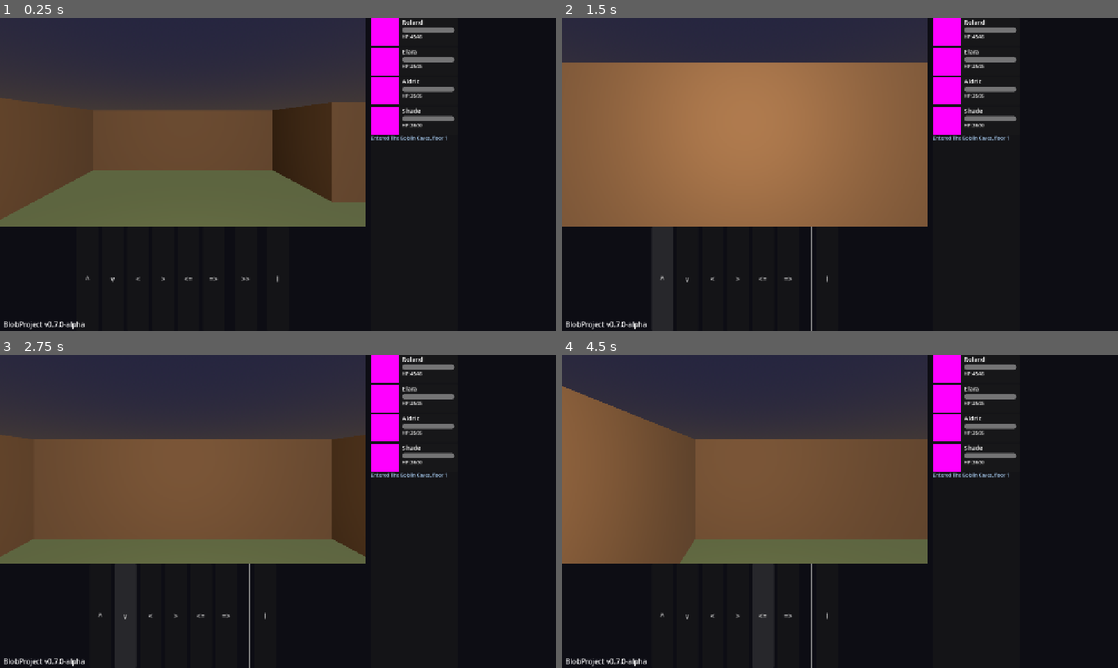
Above: before the commit, frames 1-4 (two rows, left to right).
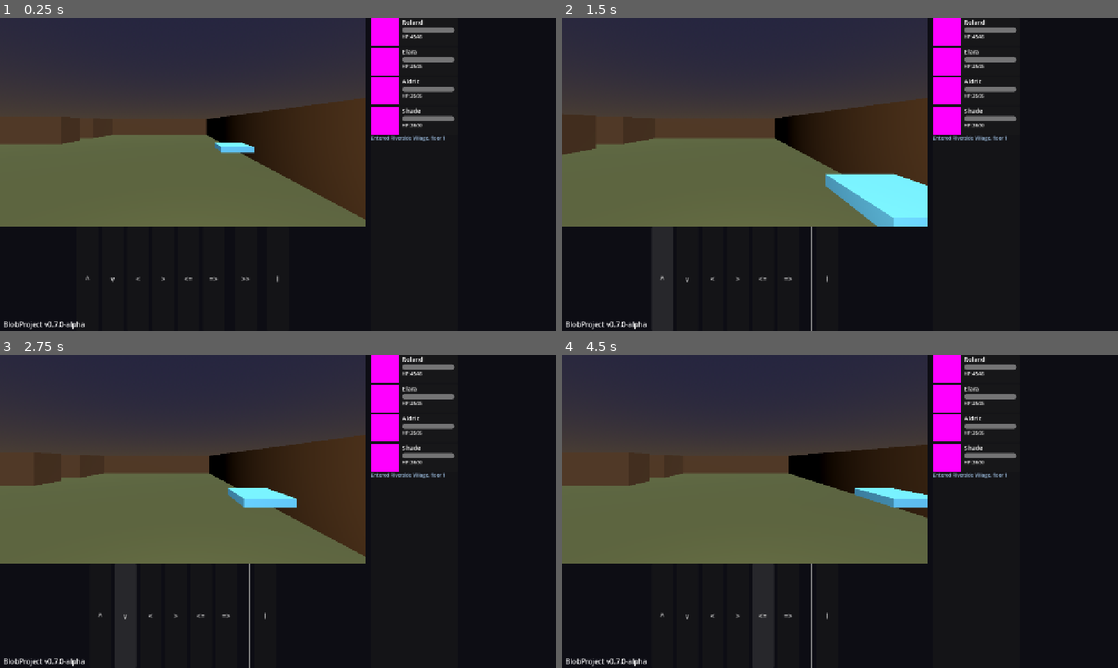
Above: after the commit, the same moments.

Repository: drax-xard/BlobProject
Game: Godot game, scene res://scenes/main.tscn
Same seed, same stepped clock (60 frames per second), same inputs: the game is played once before the commit and once after it.
Inputs:
- Up to frame 1 (0.25 s): no input
- Up to frame 2 (1.5 s): click "^" at 0.5 s; click "^" at 1.25 s
- Up to frame 3 (2.75 s): click "v" at 2 s
- Up to frame 4 (4.5 s): click "<" at 2.75 s; click ">" at 3.5 s; click "<=" at 4.25 s

The runs differ from the first frame. In frame 1, 11% of the frame differs, in the area x 0-81%, y 25-65%; in frame 2, 35%, in the area x 0-81%, y 14-67%; in frame 3, 15%; in frame 4, 21%.

Commit message:
feat: Hub town with NPC interaction for dialogue testing
- Add CELL_NPC (8) to DungeonGenerator
- GridWorld supports hand-crafted layouts via 'layout' field in floor_data
- GridWorld reads 'npcs' array from floor_data to map positions to NPC IDs
- NPC cells render as blue markers and trigger DialogueManager on step
- _last_interacted_cell prevents dialogue re-triggering on same cell
- GameManager starts in 'hub_town' instead of 'dungeon_01'
- Create hub_town.json: 12x12 Riverside Village with blacksmith NPC
  at (10,7), stairs up at (9,10), door at (4,3), encounter_rate=0

Diff:
--- /dev/null
+++ b/packs/base/records/dungeons/hub_town.json
@@ -0,0 +1,31 @@
+[
+  {
+    "id": "hub_town",
+    "name": "Riverside Village",
+    "type": "dungeon",
+    "floor_data": [
+      {
+        "width": 12,
+        "height": 12,
+        "encounter_rate": 0.0,
+        "layout": [
+          [1, 1, 1, 1, 1, 1, 1, 1, 1, 1, 1, 1],
+          [1, 0, 0, 0, 1, 0, 0, 0, 0, 0, 0, 1],
+          [1, 0, 0, 0, 1, 0, 0, 0, 0, 0, 0, 1],
+          [1, 0, 0, 0, 2, 0, 0, 0, 0, 0, 0, 1],
+          [1, 1, 1, 1, 1, 0, 0, 0, 0, 0, 0, 1],
+          [1, 0, 0, 0, 0, 0, 0, 0, 0, 0, 0, 1],
+          [1, 0, 0, 0, 0, 0, 0, 0, 0, 0, 0, 1],
+          [1, 0, 0, 0, 0, 0, 0, 0, 0, 0, 8, 1],
+          [1, 0, 0, 0, 0, 0, 0, 0, 0, 0, 0, 1],
+          [1, 0, 0, 0, 0, 0, 0, 0, 0, 0, 0, 1],
+          [1, 0, 0, 0, 0, 0, 0, 0, 0, 3, 0, 1],
+          [1, 1, 1, 1, 1, 1, 1, 1, 1, 1, 1, 1]
+        ],
+        "npcs": [
+          { "id": "npc_blacksmith", "pos": { "x": 10, "y": 7 } }
+        ]
+      }
+    ]
+  }
+]
--- a/scripts/core/game_manager.gd
+++ b/scripts/core/game_manager.gd
@@ -52,7 +52,7 @@
 func start_new_game() -> void:
 	_init_default_party()
 	turn_count = 0
-	current_dungeon_id = "dungeon_01"
+	current_dungeon_id = "hub_town"
 	current_floor = 1
 	current_state = GameState.EXPLORING
 	DebugLog.info("GameManager: New game started — dungeon='%s' floor=%d party_size=%d" % [current_dungeon_id, current_floor, party.size()])
--- a/scripts/world/dungeon_generator.gd
+++ b/scripts/world/dungeon_generator.gd
@@ -6,6 +6,7 @@
 const CELL_STAIRS_UP: int = 3
 const CELL_STAIRS_DOWN: int = 4
 const CELL_CHEST: int = 7
+const CELL_NPC: int = 8
 
 var _rng: RandomNumberGenerator
 var _grid: Array[Array] = []
--- a/scripts/world/grid_world.gd
+++ b/scripts/world/grid_world.gd
@@ -21,6 +21,8 @@
 var _stairs_down_pos: Vector2i = Vector2i.ZERO
 var _current_dungeon_id: String = ""
 var _current_floor: int = 1
+var _npc_positions: Dictionary = {}
+var _last_interacted_cell: Vector2i = Vector2i(-1, -1)
 
 @onready var camera: Camera3D = $Camera3D
 
@@ -99,6 +101,16 @@
 	_update_camera()
 
 func _generate_dungeon(dungeon_id: String, floor: int) -> void:
+	var dungeon_record: Dictionary = DataRegistry.get_record(dungeon_id)
+	var floor_data_arr: Variant = dungeon_record.get("floor_data", [])
+	var current_fd: Dictionary = {}
+	if floor_data_arr is Array and floor - 1 < floor_data_arr.size():
+		current_fd = floor_data_arr[floor - 1]
+	var layout: Variant = current_fd.get("layout")
+	if layout is Array and layout.size() > 0:
+		var npcs: Array = current_fd.get("npcs", [])
+		_load_layout(layout, npcs)
+		return
 	var gen := DungeonGenerator.new()
 	var seed_value: int = hash(dungeon_id) + floor * 1000
 	var result: Dictionary = gen.generate(grid_width, grid_height, seed_value)
@@ -108,6 +120,27 @@
 	DebugLog.info("GridWorld: Generated dungeon with %d rooms, stairs_up=%s, stairs_down=%s" % [
 		result["rooms"].size(), _stairs_up_pos, _stairs_down_pos
 	])
+
+func _load_layout(layout: Array, npcs: Array = []) -> void:
+	grid_data.clear()
+	_npc_positions.clear()
+	for y in range(layout.size()):
+		var row: Array = layout[y]
+		var grid_row: Array = []
+		for x in range(row.size()):
+			var cell: int = int(row[x])
+			grid_row.append(cell)
+			if cell == DungeonGenerator.CELL_STAIRS_UP:
+				_stairs_up_pos = Vector2i(x, y)
+			elif cell == DungeonGenerator.CELL_STAIRS_DOWN:
+				_stairs_down_pos = Vector2i(x, y)
+		grid_data.append(grid_row)
+	for npc_data in npcs:
+		if npc_data is Dictionary:
+			var pos: Dictionary = npc_data.get("pos", {})
+			var key := Vector2i(int(pos.get("x", 0)), int(pos.get("y", 0)))
+			_npc_positions[key] = npc_data.get("id", "")
+	DebugLog.info("GridWorld: Loaded hand-crafted layout (%dx%d, %d NPCs)" % [grid_width, grid_height, _npc_positions.size()])
 
 func _generate_border_grid() -> void:
 	grid_data.clear()
@@ -150,6 +183,11 @@
 					var marker := _create_tile_marker(pos, Color(0.9, 0.7, 0.1), "chest_closed.png")
 					add_child(marker)
 					_dynamic_children.append(marker)
+				elif cell == DungeonGenerator.CELL_NPC:
+					var marker := _create_tile_marker(pos, Color(0.3, 0.7, 1.0))
+					marker.position.y = pos.y + 0.6
+					add_child(marker)
+					_dynamic_children.append(marker)
 
 func _place_player_at_start() -> void:
 	for y in range(grid_height):
@@ -369,6 +407,10 @@
 	if player_grid_pos.y < 0 or player_grid_pos.y >= grid_height:
 		_player_on_stairs("", Vector2i.ZERO)
 		return
+	if player_grid_pos == _last_interacted_cell:
+		_last_interacted_cell = Vector2i(-1, -1)
+		_player_on_stairs("", player_grid_pos)
+		return
 	var cell: int = grid_data[player_grid_pos.y][player_grid_pos.x]
 	match cell:
 		DungeonGenerator.CELL_STAIRS_DOWN:
@@ -378,6 +420,9 @@
 		DungeonGenerator.CELL_CHEST:
 			_open_chest()
 			_player_on_stairs("", player_grid_pos)
+		DungeonGenerator.CELL_NPC:
+			_interact_with_npc()
+			_player_on_stairs("", player_grid_pos)
 		_:
 			_player_on_stairs("", player_grid_pos)
 
@@ -415,3 +460,10 @@
 	GameManager.inventory_changed.emit()
 	GameManager.game_event.emit("Found a Health Potion and %d gold!" % gold_found, Color(1.0, 0.85, 0.2))
 	DebugLog.info("GridWorld: Opened chest! Found health potion and %d gold." % gold_found)
+
+func _interact_with_npc() -> void:
+	if _npc_positions.has(player_grid_pos):
+		var npc_id: String = _npc_positions[player_grid_pos]
+		if not npc_id.is_empty():
+			_last_interacted_cell = player_grid_pos
+			DialogueManager.start_dialogue(npc_id)
